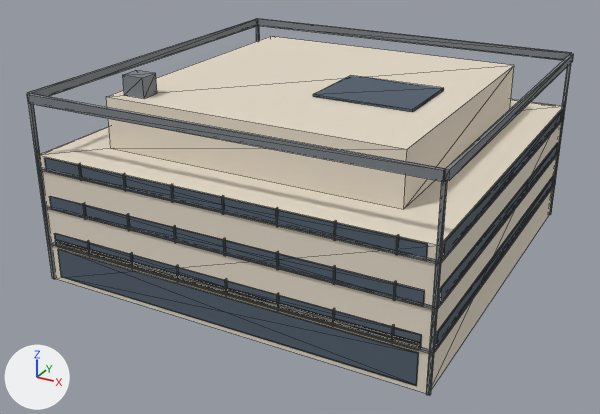
Renders of the glTF model public/buildings/lot_4x4.glb from each side of a commit.
Before and after are seen from a camera (50 mm lens) standing at (43.8, -40.4, 30.8) and looking at (14.5, 12.8, 4.1). Arrows for +X, +Y and +Z are at lower left; the lights stay in place. The older version comes first. Mesh edges are drawn as thin lines. Vertices at exactly the same position are counted once.

The older version as bpy lines, for what is in view:
```python
me_lot_4x4 = bpy.data.meshes.new('lot_4x4')
me_lot_4x4.from_pydata(...)  # 464 vertices, 708 faces; spans x -0.2..30.8, y -0.2..30.8, z 0.0..15.5
# faces by material slot: [24, 504, 168, 12]
me_lot_4x4.materials.append(mat_lot_4x4)  # pale yellow #e5dac8
me_lot_4x4.materials.append(mat_lot_4x4_trim)  # grey #7c8186
me_lot_4x4.materials.append(mat_lot_4x4_glass)  # greyish blue #505d6c
me_lot_4x4.materials.append(mat_lot_4x4_sign)  # yellow #f6d481
ob_lot_4x4 = bpy.data.objects.new('lot_4x4', me_lot_4x4)
ob_lot_4x4.location = (0.0, 0.0, 0.0)
```
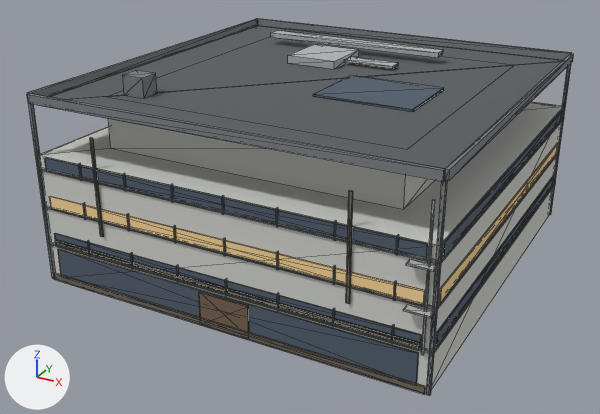
What differs and where, as boxes (x1, y1, x2, y2) in the pictures (600 x 414 px):
part 1 of me_lot_4x4, added
    after: (49, 26, 563, 169)
part 2 of me_lot_4x4, added
    after: (288, 45, 359, 69)
part 3 of me_lot_4x4, added
    after: (344, 57, 399, 69)
part 4 of me_lot_4x4, added
    after: (271, 31, 444, 58)
part 5 of me_lot_4x4, added
    after: (421, 200, 435, 355)
part 6 of me_lot_4x4, added
    after: (403, 305, 434, 318)
part 7 of me_lot_4x4, added
    after: (406, 260, 437, 272)
part 8 of me_lot_4x4, added (brown)
    after: (199, 292, 249, 332)
part 9 of me_lot_4x4, added
    after: (54, 273, 425, 395)
part 10 of me_lot_4x4, added
    after: (90, 138, 104, 237)
part 11 of me_lot_4x4, added
    after: (346, 190, 353, 304)
part 12 of me_lot_4x4, recoloured
    both: (49, 143, 558, 304)

Patch to the scene script:
```diff
--- a/public/buildings/lot_4x4.glb.py
+++ b/public/buildings/lot_4x4.glb.py
@@ mat_lot_4x4_lit_glass @@
+mat_lot_4x4_lit_glass = principled_material('lot_4x4_lit_glass')
+mat_lot_4x4_lit_glass.base_color = (0.95, 0.68, 0.32)  # beige #f9d799
+mat_lot_4x4_lit_glass.roughness = 0.85
@@ me_lot_4x4 @@
-me_lot_4x4.from_pydata(...)  # 464 vertices, 708 faces; spans x -0.2..30.8, y -0.2..30.8, z 0.0..15.5
+me_lot_4x4.from_pydata(...)  # 560 vertices, 852 faces; spans x -0.2..30.8, y -0.8..30.8, z 0.0..15.5
+# me_lot_4x4 part 1: a new loose piece, a box spanning x 0.2..30.3, y 0.2..30.3, z 14.01..14.05, in mat_lot_4x4_roof_felt (dark grey #595d61)
+# me_lot_4x4 part 2: a new loose piece, a box spanning x 10.37..14.64, y 18.3..22.88, z 14.08..14.72, in mat_lot_4x4_metal (grey #b1b5b6)
+# me_lot_4x4 part 3: a new loose piece, a box spanning x 14.64..18.91, y 20.13..21.35, z 14.25..14.45, in mat_lot_4x4_metal (grey #b1b5b6)
+# me_lot_4x4 part 4: a new loose piece, a box spanning x 5.49..21.35, y 23.79..25.01, z 14.65..15.05, in mat_lot_4x4_metal (grey #b1b5b6)
+# me_lot_4x4 part 5: a new loose piece, a box spanning x 29.95..30.09, y -0.23..-0.12, z 2.8..12.8, in mat_lot_4x4_metal (grey #b1b5b6)
+# me_lot_4x4 part 6: a new loose piece, a box spanning x 28.85..30.5, y -0.75..-0.2, z 5.75..5.87, in mat_lot_4x4_metal (grey #b1b5b6)
+# me_lot_4x4 part 7: a new loose piece, a box spanning x 28.85..30.5, y -0.75..-0.2, z 8.75..8.87, in mat_lot_4x4_metal (grey #b1b5b6)
+# me_lot_4x4 part 8: a new loose piece, a box spanning x 13.725..17.69, y -0.12..-0.02, z 0.0..2.55, in mat_lot_4x4_door (brown #766150)
+# me_lot_4x4 part 9: a new loose piece, a box spanning x 0.2..30.3, y -0.18..-0.1, z 0.0..0.55, in mat_lot_4x4_dirt (brown #6f695d)
+# me_lot_4x4 part 10: a new loose piece, a box spanning x 5.37..5.61, y -0.19..-0.11, z 4.9..12.32, in mat_lot_4x4_dirt (brown #6f695d)
+# me_lot_4x4 part 11: a new loose piece, a box spanning x 24.89..25.13, y -0.19..-0.11, z 4.9..12.32, in mat_lot_4x4_dirt (brown #6f695d)
+# me_lot_4x4 part 12: 24 faces spanning x 0.7..30.6, y -0.1..29.8, z 6.0..7.0 switch from mat_lot_4x4_glass (greyish blue #505d6c) to mat_lot_4x4_lit_glass (beige #f9d799)
+# other edits to the shape of me_lot_4x4 do not show in these pictures
 me_lot_4x4.materials.append(mat_lot_4x4)
@@ me_lot_4x4 @@
 me_lot_4x4.materials.append(mat_lot_4x4_sign)
+me_lot_4x4.materials.append(mat_lot_4x4_roof_felt)  # dark grey #595d61
+me_lot_4x4.materials.append(mat_lot_4x4_metal)  # grey #b1b5b6
+me_lot_4x4.materials.append(mat_lot_4x4_door)  # brown #766150
+me_lot_4x4.materials.append(mat_lot_4x4_dirt)  # brown #6f695d
```
